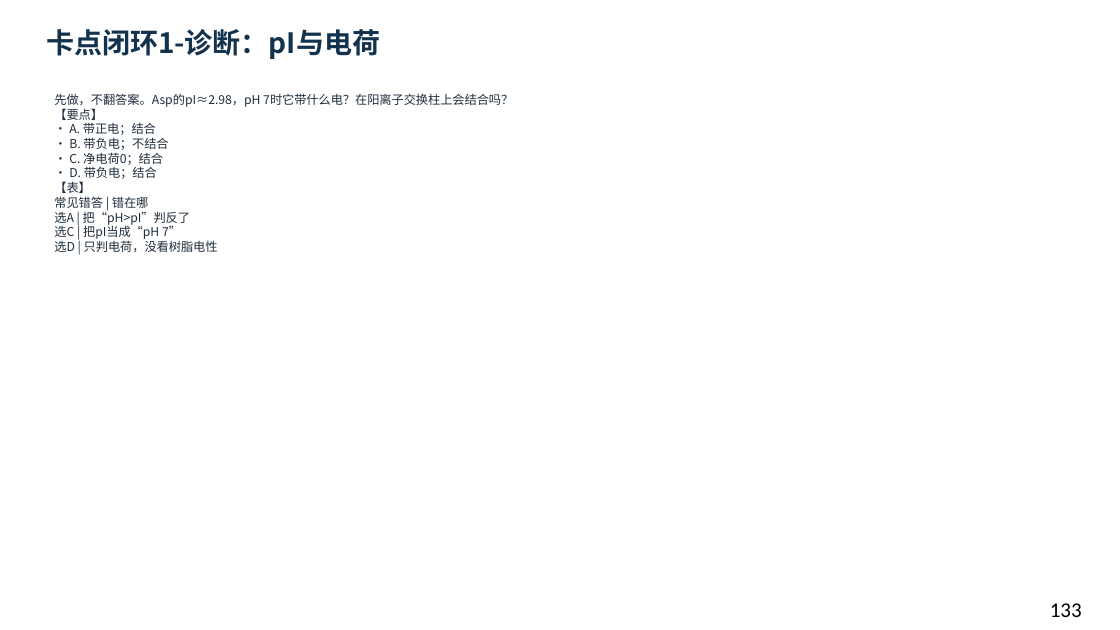
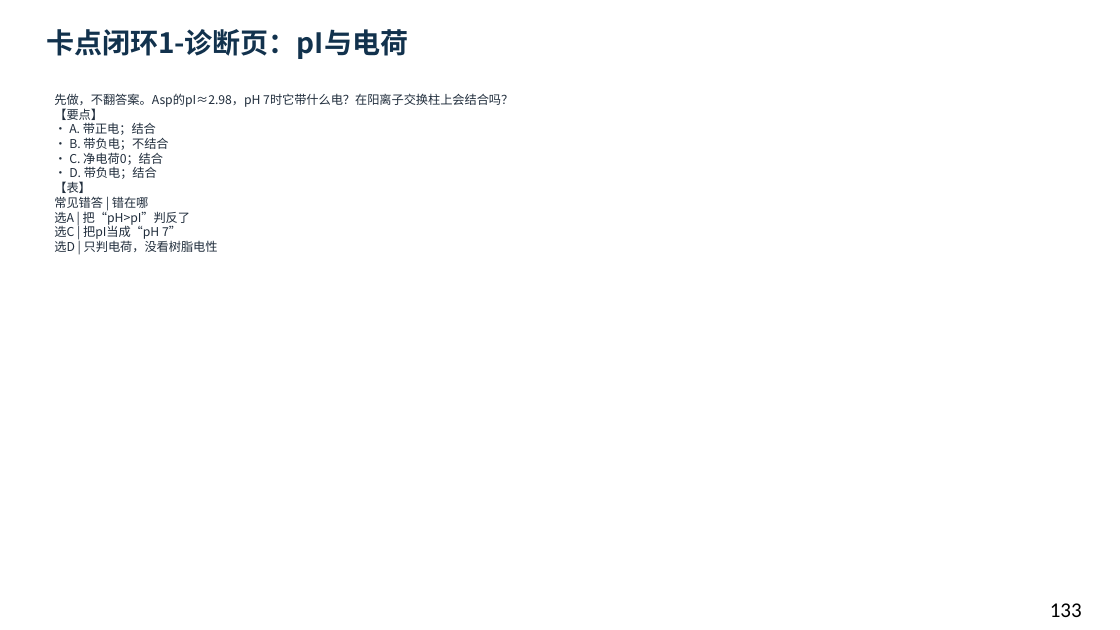
Before and after one commit to newkan-li/Biochemistry, a slide deck: slide 133 of downloads/bc02-ai-style.pptx. Drawn at 1120x630 pixels with LibreOffice and Linux fonts; fonts in the diff are those of the drawing. Boxes give left, top, right and bottom in pixels: in the first picture for what was removed or moved away, otherwise in the second. Text is boxed around its words. In the diff, an @@ line names an element or a change of style, - is before the commit and + after.

Commit message:
章节页加本页搜索;诊断标题改为诊断页;版本20261112bd

```diff
--- a/downloads/bc02-ai-style.pptx
+++ b/downloads/bc02-ai-style.pptx
@@ text at <box>46,29,408,59</box>: text changed @@
-卡点闭环1-诊断：pI与电荷
+卡点闭环1-诊断页：pI与电荷
```
Also in this commit, not shown: 3 other slides changed, 22 other files.
